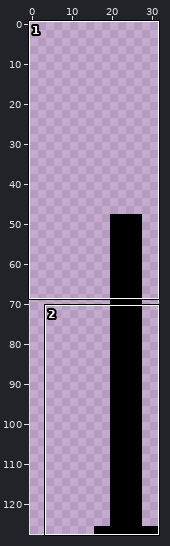
Pixel-art file, stored at media/poleSprite.ase. The first picture is a wide view before the edit; the outline marks the close-up.
Close-up. Before the edit:
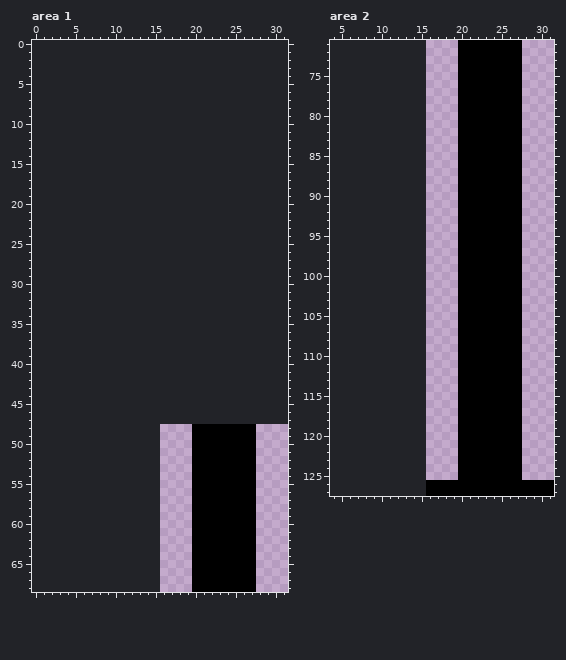
16x80 pixels, 1 frame. Shown: area 1: x 0..31, y 0..68; area 2: x 4..31, y 71..127. The old version is drawn lined up with the new one, on the new canvas.
Once edited:
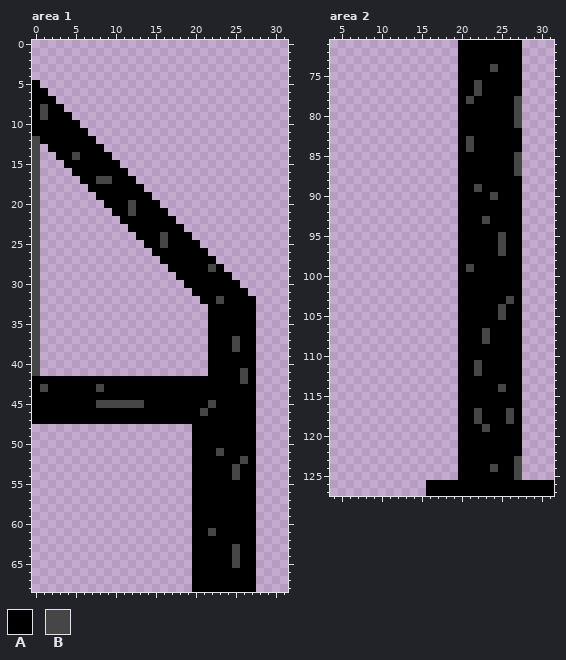
Palette (. is transparent): A #000000  B #464646
Difference:
canvas 16x80 -> 32x128, the old top-left corner now at 16,48
Changed rows in their new state; - is an unchanged pixel.
Area 1:
first column x 0:
 5 A---------------------------
 6 AA--------------------------
 7 AAA-------------------------
 8 ABAA------------------------
 9 ABAAA-----------------------
10 AAAAAA----------------------
11 AAAAAAA---------------------
12 BAAAAAAA--------------------
13 B-AAAAAAA-------------------
14 B--AABAAAA------------------
15 B---AAAAAAA-----------------
16 B----AAAAAAA----------------
17 B-----AABBAAA---------------
18 B------AAAAAAA--------------
19 B-------AAAAAAA-------------
20 B--------AAABAAA------------
21 B---------AABAAAA-----------
22 B----------AAAAAAA----------
23 B-----------AAAAAAA---------
24 B------------AAABAAA--------
25 B-------------AABAAAA-------
26 B--------------AAAAAAA------
27 B---------------AAAAAAA-----
28 B----------------AAAAABA----
29 B-----------------AAAAAAA---
30 B------------------AAAAAAA--
31 B-------------------AAAAAAA-
32 B--------------------AABAAAA
33 B---------------------AAAAAA
34 B---------------------AAAAAA
35 B---------------------AAAAAA
36 B---------------------AAAAAA
37 B---------------------AAABAA
38 B---------------------AAABAA
39 B---------------------AAAAAA
40 B---------------------AAAAAA
41 B---------------------AAAABA
42 AAAAAAAAAAAAAAAAAAAAAAAAAABA
43 ABAAAAAABAAAAAAAAAAAAAAAAAAA
44 AAAAAAAAAAAAAAAAAAAAAAAAAAAA
45 AAAAAAAABBBBBBAAAAAAAABAAAAA
46 AAAAAAAAAAAAAAAAAAAAABAAAAAA
47 AAAAAAAAAAAAAAAAAAAAAAAAAAAA
first column x 23:
51 B---
52 ---B
53 --B-
54 --B-
first column x 22:
61 B---
63 ---B
64 ---B
65 ---B
Area 2:
first column x 21:
 74 ---B---
 76 -B-----
 77 -B-----
 78 B-----B
 79 ------B
 80 ------B
 81 ------B
 83 B------
 84 B------
 85 ------B
 86 ------B
 87 ------B
 89 -B-----
 90 ---B---
 93 --B----
 95 ----B--
 96 ----B--
 97 ----B--
 99 B------
first column x 22:
103 ----B
104 ---B-
105 ---B-
107 -B---
108 -B---
111 B----
112 B----
114 ---B-
117 B---B
118 B---B
119 -B---
first column x 24:
123 ---B
124 B--B
125 ---B
Pixel boxes of the changes (left, top, right, bottom) in both close-ups:
added: (32, 80, 256, 424)
changed: (216, 448, 248, 480)
changed: (208, 528, 240, 568)
changed: (466, 64, 522, 256)
changed: (466, 264, 474, 272)
changed: (474, 296, 522, 480)
